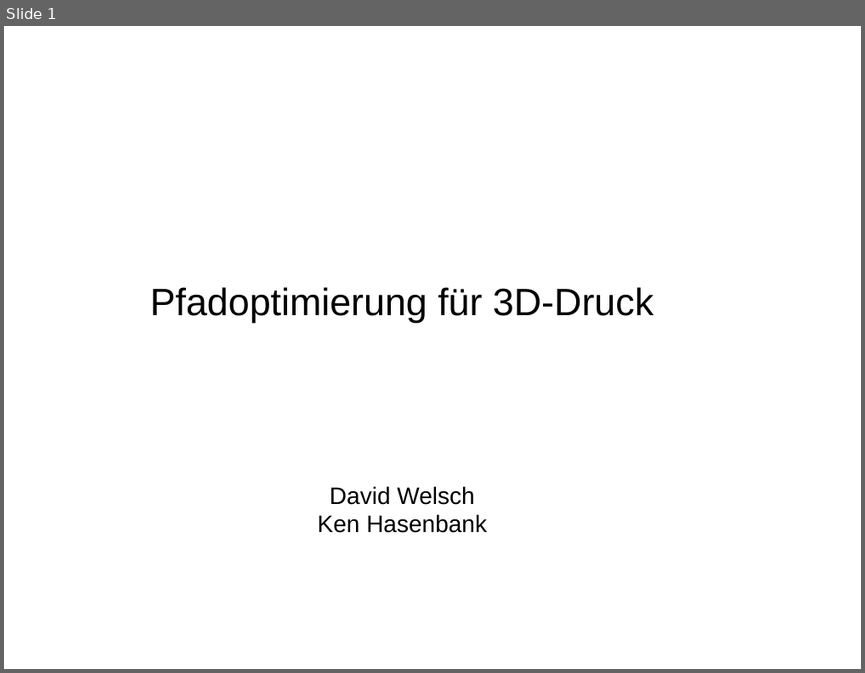
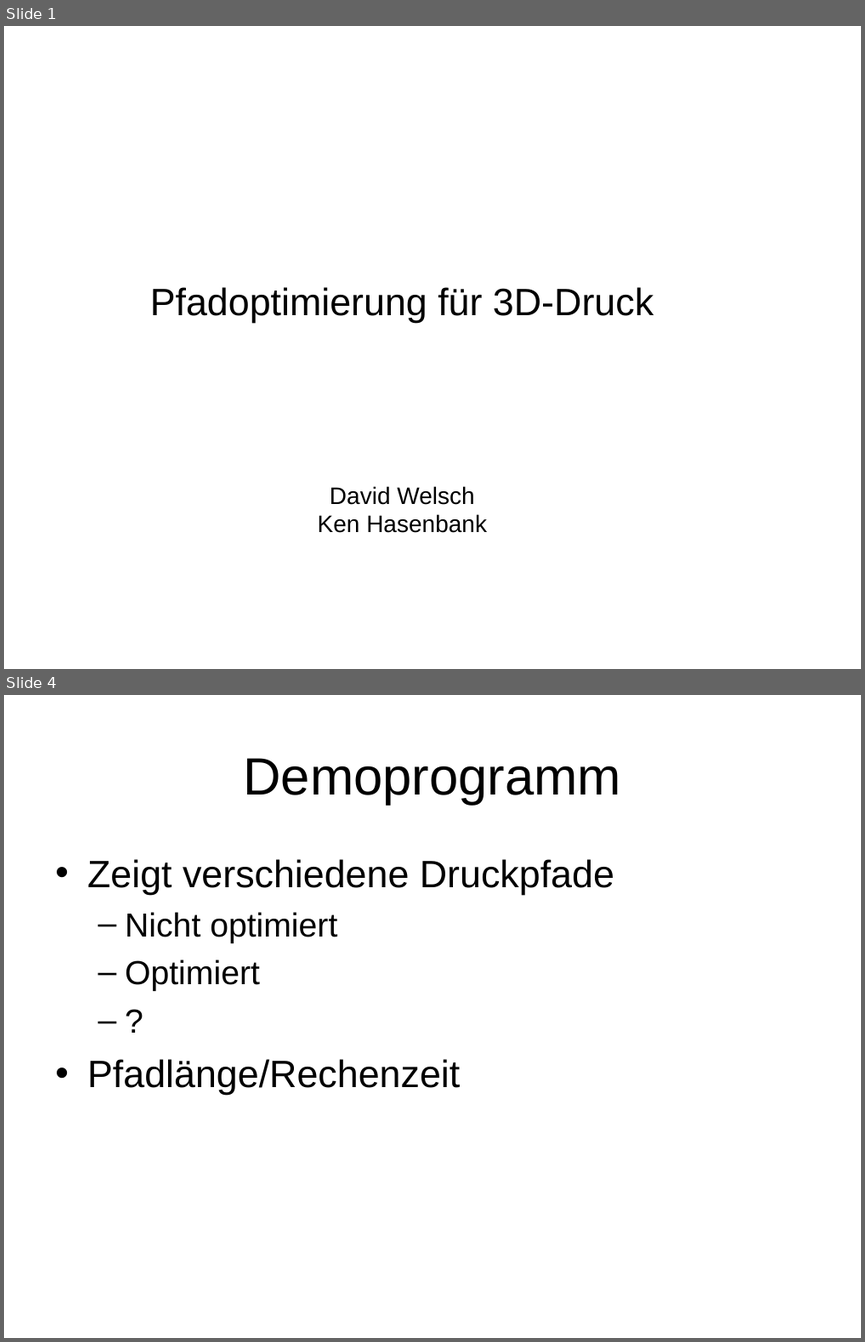
Before and after one commit to khase/MotionPlanning, a slide deck: Seminar/Themenvorschlag-3D-Print.ppt. Shown one above the other, each under a label of ours: slide 1 before the commit, slides 1 and 4 after it; the slides between them are not shown. The pictures are 865x673 and 865x1342 pixels, drawn with LibreOffice and Linux fonts; fonts in the diff are those of the drawing. Boxes give left, top, right and bottom in pixels: in the first picture for what was removed or moved away, otherwise in the second. Text is boxed around its words. In the diff, an @@ line names an element or a change of style, - is before the commit and + after.

```diff
--- a/Seminar/Themenvorschlag-3D-Print.ppt
+++ b/Seminar/Themenvorschlag-3D-Print.ppt
@@ slide 4 added at bbox=[4, 695, 861, 1338], background #FFFFFF @@
@@ title added at bbox=[243, 758, 621, 805], 44 pt, text #000000 @@
+Demoprogramm
@@ text added at bbox=[87, 859, 614, 1095], 32 pt, text #000000 @@
+• Zeigt verschiedene Druckpfade
+  – Nicht optimiert
+  – Optimiert
+  – ?
+• Pfadlänge/Rechenzeit
```
Also in this commit, not shown: 2 slides changed.
